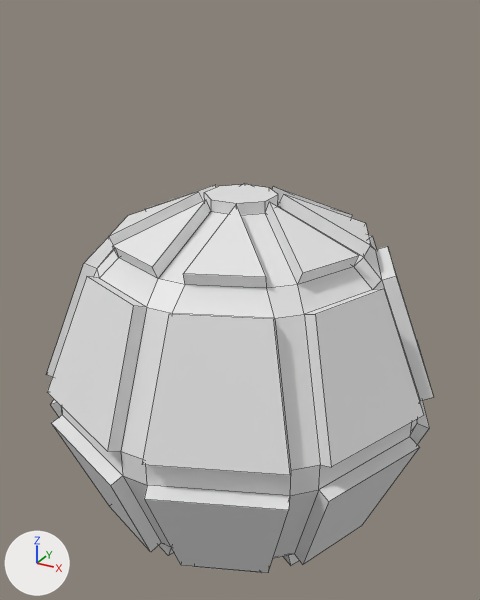
One commit to the Blender file res/prop/props.blend: the scene before it, then after it.
Both versions are drawn from a 50 mm lens placed at (1.36, -2.48, 1.61), pointed at (-0.01, 0.01, 0.37). The axes (+X, +Y, +Z) are drawn at lower left. The lights are the same throughout. Mesh edges are drawn as thin lines. The same objects are shown in both versions, whatever each file hides.

In view in the first picture: 'grenade'.
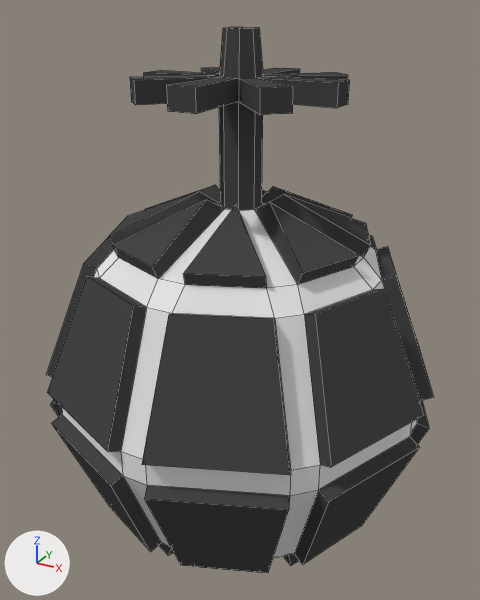
The newer file is also rescaled (x0.734), turned or shifted as a whole; pictures and numbers use the older file's frame.

Changed parts and their boxes (x1, y1, x2, y2) in the pictures (480 x 600 px):
'grenade', reshaped (40% taller): before (46, 183, 433, 573); after (46, 27, 433, 573)
part 1 of me_球体_001, built on: before (109, 183, 371, 288); after (109, 27, 371, 288)
part 2 of me_球体_001, recoloured (white to grey): (61, 246, 420, 558) in both
part 3 of me_球体_001, recoloured: (46, 192, 433, 573) in both

Edits to the bpy script that builds the scene:
```text
Add mat_mbase:
    mat_mbase = diffuse_material('Mbase')
    mat_mbase.base_color = (0.814, 0.814, 0.814)  # white #e9e9e9
Add mat_memboss:
    mat_memboss = diffuse_material('Memboss')
    mat_memboss.base_color = (0.0637, 0.0637, 0.0637)  # dark grey #474747
Change me_球体_001:
    used by ob_grenade; location = (0.0, 0.0, 0.0); scale = (0.9, 0.9, 0.9)
    remove me_球体_001.from_pydata(...)  # 240 vertices, 242 faces; spans x -1.0..1.0, y -1.0..1.0, z -0.98..0.98
    add me_球体_001.from_pydata(...)  # 288 vertices, 290 faces; spans x -1.0..1.0, y -1.0..1.0, z -0.98..1.71
    me_球体_001 part 1
    8 vertices are removed from x -0.16..0.16, y -0.16..0.16, z 0.98
    9 faces are deleted
    8 vertices move from x -0.16..0.16, y -0.16..0.16, z 0.92 to x -0.09..0.09, y -0.09..0.09, z 0.92
    24 vertices are added at x -0.49..0.49, y -0.49..0.49, z 1.41..1.71
    8 new vertices lie (0.0, 0.0, 0.49) away from vertices in x -0.16..0.16, y -0.16..0.16, z 0.92
    8 new vertices lie (0.0, 0.0, 0.1) away from vertices in x -0.09..0.09, y -0.09..0.09, z 1.41
    16 new vertices lie (0.0, 0.0, 0.1) away from vertices in x -0.49..0.49, y -0.49..0.49, z 1.41
    57 new faces join them, mat_memboss (dark grey #474747)
    me_球体_001 part 2: 89 faces spanning x -0.95..0.95, y -0.95..0.95, z -0.98..0.92 switch from no material to mat_mbase (white #e9e9e9)
    me_球体_001 part 3: 144 faces spanning x -1.0..1.0, y -1.0..1.0, z -0.98..0.98 switch from no material to mat_memboss (dark grey #474747)
```
